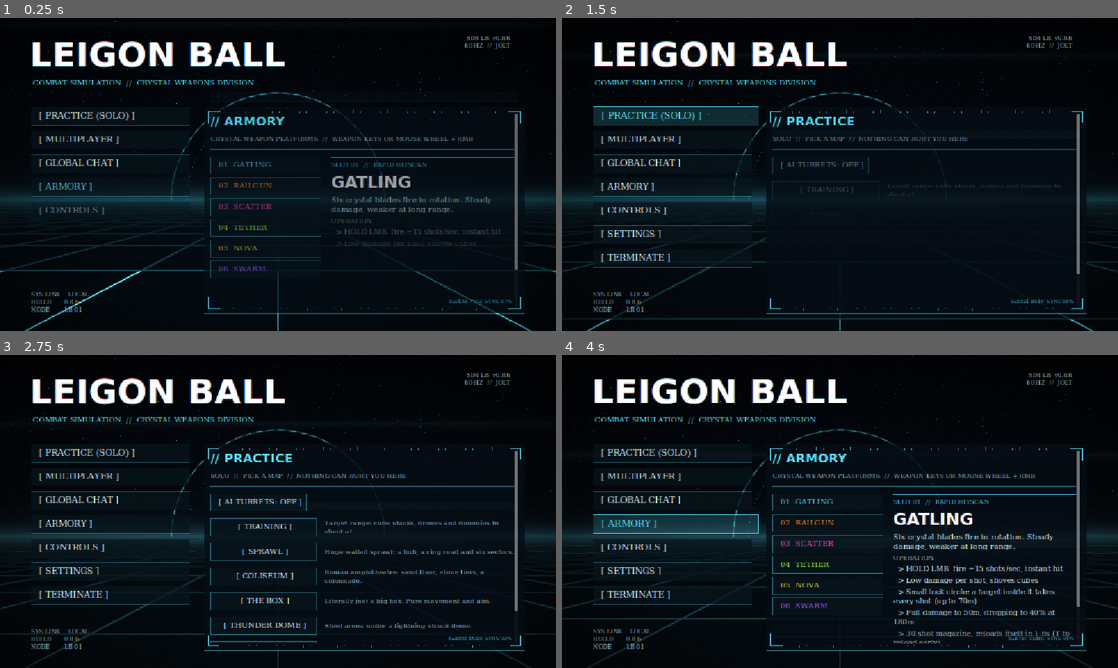
Above: before the commit, frames 1-4 (two rows, left to right).
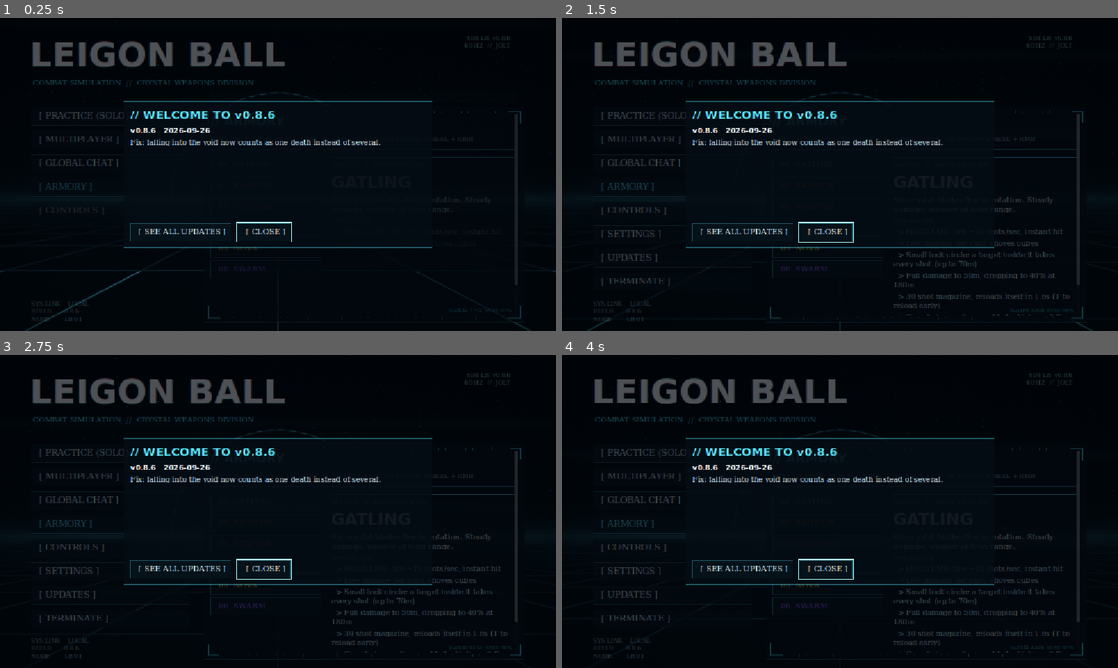
Above: after the commit, the same moments.

Repository: JumpYbutSchooled/Legion-Ball-
Game: Godot game, scene res://scenes/boot.tscn
Two runs of this game, one before a commit and one after it. Both use one fixed random seed, a clock stepped at 60 frames per second and the inputs below.
Inputs (mouse positions are in pixels of both pictures, inside the frame that each line leads up to):
- Up to frame 1 (0.25 s): no input
- Up to frame 2 (1.5 s): click "[ PRACTICE (SOLO) ]" at 0.5 s; click "[ PRACTICE (SOLO) ]" at 1.25 s
- Up to frame 3 (2.75 s): move the mouse to (400, 495) at 2.02 s; hold D (move_right) from 2.03 s (still down); hold / (chat) from 2.03 s (still down); tap Q (block) at 2.1 s; click (400, 495) at 2.17 s
- Up to frame 4 (4 s): release D (move_right) at 2.75 s; release / (chat) at 2.75 s; click "[ GLOBAL CHAT ]" at 2.75 s; click "[ ARMORY ]" at 3.5 s

The runs differ from the first frame. In frame 1, 12% of the frame differs, in the area x 0-100%, y 0-100%; in frame 2, 12%; in frame 3, 13%; in frame 4, 15%.

Commit message:
Add an UPDATES page and a what's-new message
changelog.json holds every release's notes (built from the GitHub releases) and
ships in each update; tools/publish.ps1 now adds the new entry every time it
publishes. The menu gets an UPDATES page listing every patch, newest first, with the
installed one marked, and the first launch of a new version shows a message with
everything that changed since the last version you saw.

Co-Authored-By: Claude Opus 5.5 <noreply@anthropic.com>

Diff:
--- /dev/null
+++ b/changelog.json
@@ -0,0 +1,197 @@
+[
+    {
+        "version":  "0.8.6",
+        "date":  "2026-09-26",
+        "notes":  "Fix: falling into the void now counts as one death instead of several."
+    },
+    {
+        "version":  "0.8.5",
+        "date":  "2026-09-26",
+        "notes":  "Fixes: impact frames now stay on the kill when you turn the camera, and everyone can see Tether ropes (not just the player using it)."
+    },
+    {
+        "version":  "0.8.4",
+        "date":  "2026-09-26",
+        "notes":  "Staff tools: the owner can lock specific weapons, launch players, heal/freeze everyone and turn on low gravity; mods can slay, freeze, mute and make announcements; testers can jump to players."
+    },
+    {
+        "version":  "0.8.3",
+        "date":  "2026-09-26",
+        "notes":  "Staff powers: mods and the owner can BRING players (or everyone) to them and switch maps; the owner can also KILL ALL and lock or unlock everyone\u0027s weapons."
+    },
+    {
+        "version":  "0.8.2",
+        "date":  "2026-09-26",
+        "notes":  "AI turrets are now off by default. Staff (owner, mod, tester) can turn them on for a server from the pause menu; in practice anyone can. Turret shots can be parried with the shield, and turrets can be stunned (Nova, parries) and destroyed."
+    },
+    {
+        "version":  "0.8.1",
+        "date":  "2026-09-26",
+        "notes":  "Menu pages (armory, global chat and the rest) now stretch to the right edge of the screen."
+    },
+    {
+        "version":  "0.8.0",
+        "date":  "2026-09-26",
+        "notes":  "Five new maps (Coliseum, The Box, Thunder Dome, Tunnels, City), end-of-match map vote, AI turrets, music, controller support, killstreak counter, map build-in cutscene, global chat in the main menu, holstered healing, Tether airborne lock-on and wall blast, faster dash, and fixes: armory clipping, reload on death, falling off the map now counts as a death."
+    },
+    {
+        "version":  "0.7.27",
+        "date":  "2026-09-25",
+        "notes":  "Pillars of God is far more dramatic: 1.6s wind-up with a closing ring of light and a map-wide charge sound, a three-layer pillar, shockwaves, a huge new impact sound, and impact frames for everyone nearby."
+    },
+    {
+        "version":  "0.7.26",
+        "date":  "2026-09-25",
+        "notes":  "Weapon wheel back on the left, styled like the old menu (scroll + right-click). Minimap now shows the whole map, north up."
+    },
+    {
+        "version":  "0.7.25",
+        "date":  "2026-09-25",
+        "notes":  "Radial weapon menu (mouse wheel, point with the mouse, right-click to equip). See who\u0027s online on each server before joining. Rebind every key in Controls."
+    },
+    {
+        "version":  "0.7.24",
+        "date":  "2026-09-25",
+        "notes":  "Fix: chat no longer gets stuck if you click, shoot or die while typing."
+    },
+    {
+        "version":  "0.7.23",
+        "date":  "2026-09-25",
+        "notes":  "Server chat (/) and global chat across all servers (Right Shift). Version check: mismatched game versions can\u0027t join. Other players\u0027 reloads are now visible. Manual reload on T."
+    },
+    {
+        "version":  "0.7.22",
+        "date":  "2026-09-25",
+        "notes":  "Servers 3 and 4 now run the Training map (no cubes or targets). Server buttons show each server\u0027s map."
+    },
+    {
+        "version":  "0.7.21",
+        "date":  "2026-09-25",
+        "notes":  "The owner can now kick and ban moderators (and testers, as mods can). Nobody can kick or ban the owner."
+    },
+    {
+        "version":  "0.7.20",
+        "date":  "2026-09-25",
+        "notes":  "Impact frames now shade weapon blades and shields (lit, shadowed and outlined like the rest of the world)."
+    },
+    {
+        "version":  "0.7.19",
+        "date":  "2026-09-25",
+        "notes":  "Owner gold shield: press G to become invincible (server-checked); everyone sees the gold shell."
+    },
+    {
+        "version":  "0.7.18",
+        "date":  "2026-09-25",
+        "notes":  "Rain of God now for moderators too. Key 0 hides/shows staff weapons. Rain of God and Pillars of God are unparryable (go through shields)."
+    },
+    {
+        "version":  "0.7.17",
+        "date":  "2026-09-25",
+        "notes":  "Everyone now sees every kill\u0027s impact frames (styled by the killer\u0027s weapon). Hitstop still only for the killer and victim."
+    },
+    {
+        "version":  "0.7.16",
+        "date":  "2026-09-25",
+        "notes":  "Staff codes: OWNER_CODE (mod tools, owner weapons Rain of God + Pillars of God, gold OWNER title), MOD_CODE, TESTER_CODE (green TESTER title). Owner weapons also work in practice once a server has confirmed the code."
+    },
+    {
+        "version":  "0.7.15",
+        "date":  "2026-09-25",
+        "notes":  "Moderators: enter the moderator code in Settings to get a MODERATION page in the pause menu (kick, ban, end match) and a [MOD] tag. The server checks the code."
+    },
+    {
+        "version":  "0.7.14",
+        "date":  "2026-09-25",
+        "notes":  "4 online servers: pick SERVER 1-4 in Multiplayer (8 players each). A full server now says so instead of dropping you."
+    },
+    {
+        "version":  "0.7.13",
+        "date":  "2026-09-25",
+        "notes":  "Fix: railgun lock-on was unreliable (and so the red locked-on warning rarely showed). Lock now updates every physics step."
+    },
+    {
+        "version":  "0.7.12",
+        "date":  "2026-09-25",
+        "notes":  "Screen edges glow red while someone\u0027s railgun is locked onto you, stronger as their shot charges. Everyone (and the server) needs this version to play together."
+    },
+    {
+        "version":  "0.7.11",
+        "date":  "2026-09-25",
+        "notes":  "Gatling and railgun lock on at any range (line of sight only); railgun bolt reaches across the map. Scatter has aim assist and holds damage further out."
+    },
+    {
+        "version":  "0.7.10",
+        "date":  "2026-09-25",
+        "notes":  "Tether slam now one-shots anyone in the blast (shields and spawn protection still block it)."
+    },
+    {
+        "version":  "0.7.9",
+        "date":  "2026-09-25",
+        "notes":  "New online map \u0027Sprawl\u0027: huge irregular arena with 150 m outer walls, a walled hub, ring road and spokes to break line of sight. Minimap (top-left) that only shows players you can see. Tether pulls harder with more tension."
+    },
+    {
+        "version":  "0.7.8",
+        "date":  "2026-09-25",
+        "notes":  "Every weapon has its own impact frames, scaled to how hard it hits. Railgun keeps the full one."
+    },
+    {
+        "version":  "0.7.7",
+        "date":  "2026-09-25",
+        "notes":  "Railgun now fires a laser bolt that flies out and only hits when it arrives. Kills give you 30 integrity back."
+    },
+    {
+        "version":  "0.7.6",
+        "date":  "2026-09-25",
+        "notes":  "Swarm rockets are way faster. Dummy targets removed (drones and ground targets stay). Huge new explosion sound after the impact frames."
+    },
+    {
+        "version":  "0.7.5",
+        "date":  "2026-09-25",
+        "notes":  "Nova has no cooldown, launches you far higher and slams you down at top speed (stun needs 60% charge). Impact frames now have a rising implosion sound that ends in a big explosion."
+    },
+    {
+        "version":  "0.7.4",
+        "date":  "2026-09-25",
+        "notes":  "Gatling now has a 30-shot magazine with a 1.6s reload. Shield cooldown 6s. Dash down in the air by looking down. Railgun has no damage dropoff. Parries strike back at the shooter: 20 damage and a 5s stun."
+    },
+    {
+        "version":  "0.7.3",
+        "date":  "2026-09-25",
+        "notes":  "Big balance pass: every weapon rebalanced so none is best. Damage numbers show damage and distance. Damage dropoff and max lock-on range per weapon. Scatter is now a pump shotgun that can one-shot point-blank. Marks 1.5x for 3s, Nova stun 1.2s."
+    },
+    {
+        "version":  "0.7.2",
+        "date":  "2026-09-25",
+        "notes":  "Smoother 3D impact frames (real shadows and lighting from the kill). About 20% faster overall. Tether can\u0027t be used to fly anymore (rope snaps after 3s). Much less steering in the air."
+    },
+    {
+        "version":  "0.7.1",
+        "date":  "2026-09-25",
+        "notes":  "Hold your speed: dashes now stack up to 500 while you keep steering forward. New implosion-to-explosion kill frames with manga shading. Smaller Gatling lock-on. Blocking a hit resets the shield cooldown."
+    },
+    {
+        "version":  "0.7.0",
+        "date":  "2026-09-25",
+        "notes":  "Block (Q) shield + parry, speedometer, sounds, warmer lighting, Nova air slam, Tether slam, Gatling lock-on, longer-range Scatter, and lots of fixes."
+    },
+    {
+        "version":  "0.6.0",
+        "date":  "2026-09-25",
+        "notes":  "Online server: play over the internet (works on school Wi-Fi) with the new ONLINE SERVER button."
+    },
+    {
+        "version":  "0.5.2",
+        "date":  "2026-09-25",
+        "notes":  "Lobby shows the right address (hides virtual adapters); clearer connection-timeout help."
+    },
+    {
+        "version":  "0.5.1",
+        "date":  "2026-09-24",
+        "notes":  "Update pipeline test (no gameplay changes)."
+    },
+    {
+        "version":  "0.5.0",
+        "date":  "2026-09-24",
+        "notes":  "First release: multiplayer PvP, six weapons, auto-updates."
+    }
+]
--- a/scripts/settings.gd
+++ b/scripts/settings.gd
@@ -23,6 +23,8 @@
 	"ui_sounds": true,
 	## The wireframe build-in when a map loads (scripts/map_intro.gd).
 	"map_intro": true,
+	## The last version whose "what's new" message was shown (main_menu.gd).
+	"last_seen_version": "",
 	"player_name": "PLAYER",
 	## Last address typed into Join, remembered for next time.
 	"last_join_ip": "127.0.0.1",
--- /dev/null
+++ b/scripts/ui/changelog.gd
@@ -0,0 +1,41 @@
+extends RefCounted
+## Every past update, from res://changelog.json (shipped in each update; tools/publish.ps1
+## adds the new entry every time a version is published). Newest first:
+## [{"version": "0.8.7", "date": "2026-09-26", "notes": "..."}, ...]
+
+const PATH := "res://changelog.json"
+
+
+static func entries() -> Array:
+	var f := FileAccess.open(PATH, FileAccess.READ)
+	if not f:
+		return []
+	var data = JSON.parse_string(f.get_as_text())
+	if typeof(data) != TYPE_ARRAY:
+		return []
+	var out: Array = []
+	for e in data:
+		if typeof(e) == TYPE_DICTIONARY and e.has("version"):
+			out.append(e)
+	return out
+
+
+## Entries newer than `version` (all of them if it's ""), newest first.
+static func since(version: String) -> Array:
+	var out: Array = []
+	for e in entries():
+		if version == "" or newer(String(e["version"]), version):
+			out.append(e)
+	return out
+
+
+## True if version `a` is newer than `b` ("0.8.10" > "0.8.9").
+static func newer(a: String, b: String) -> bool:
+	var pa := a.split(".")
+	var pb := b.split(".")
+	for i in maxi(pa.size(), pb.size()):
+		var x := int(pa[i]) if i < pa.size() else 0
+		var y := int(pb[i]) if i < pb.size() else 0
+		if x != y:
+			return x > y
+	return false
--- a/scripts/ui/main_menu.gd
+++ b/scripts/ui/main_menu.gd
@@ -5,12 +5,14 @@
 const MenuUI := preload("res://scripts/ui/menu_ui.gd")
 const GridShader := preload("res://shaders/sim_grid.gdshader")
 const Services := preload("res://scripts/services.gd")
+const Changelog := preload("res://scripts/ui/changelog.gd")
 const GAME_SCENE := "res://scenes/arena.tscn"
 
 var _title: Label
 var _ghost_a: Label
 var _ghost_b: Label
 var _glitch_timer := 0.0
+var _ui: Control
 var _bg_mat: ShaderMaterial
 ## Backdrop tear strength (sim_grid.gdshader glitch), kicked by the title's bursts.
 var _tear := 0.0
@@ -52,6 +54,80 @@
 	add_child(ui)
 	ui.play_pressed.connect(func(scene: String) -> void: get_tree().change_scene_to_file(scene))
 	ui.quit_pressed.connect(func() -> void: get_tree().quit())
+	_ui = ui
+	_whats_new.call_deferred()
+
+
+## First time on a new version: a message with everything that's changed since the last
+## version you saw (or just this one, on a first install).
+func _whats_new() -> void:
+	var settings := get_tree().root.get_node_or_null("Settings")
+	var version := _version()
+	if not settings or version == "?":
+		return
+	var seen: String = settings.call("get_value", "last_seen_version")
+	if seen == version:
+		return
+	settings.call("set_value", "last_seen_version", version)
+	var news: Array = Changelog.since(seen) if seen != "" else Changelog.since("").slice(0, 1)
+	# Only what this build knows about (not anything newer than it).
+	news = news.filter(func(e: Dictionary) -> bool: return not Changelog.newer(String(e["version"]), version))
+	if news.is_empty():
+		return
+	var dim := ColorRect.new()
+	dim.set_anchors_and_offsets_preset(Control.PRESET_FULL_RECT)
+	dim.color = Color(0.0, 0.02, 0.04, 0.7)
+	add_child(dim)
+	var panel := PanelContainer.new()
+	panel.custom_minimum_size = Vector2(640, 0)
+	panel.grow_horizontal = Control.GROW_DIRECTION_BOTH
+	panel.grow_vertical = Control.GROW_DIRECTION_BOTH
+	panel.set_anchors_and_offsets_preset(Control.PRESET_CENTER)
+	dim.add_child(panel)
+	var box := VBoxContainer.new()
+	box.add_theme_constant_override("separation", 10)
+	panel.add_child(box)
+	var title := "// UPDATED TO v%s" % version if seen != "" else "// WELCOME TO v%s" % version
+	box.add_child(UIStyle.label(title, 24, UIStyle.ACCENT, true))
+	if seen != "":
+		box.add_child(UIStyle.label("WHAT'S NEW SINCE v%s" % seen, 13, UIStyle.TEXT_DIM))
+	var scroll := ScrollContainer.new()
+	scroll.horizontal_scroll_mode = ScrollContainer.SCROLL_MODE_DISABLED
+	scroll.custom_minimum_size = Vector2(0, mini(120 + news.size() * 70, 360))
+	box.add_child(scroll)
+	var list := VBoxContainer.new()
+	list.size_flags_horizontal = Control.SIZE_EXPAND_FILL
+	list.add_theme_constant_override("separation", 8)
+	scroll.add_child(list)
+	for e in news:
+		list.add_child(UIStyle.label("v%s   %s" % [e["version"], e.get("date", "")], 15, Color.WHITE, true))
+		var notes := UIStyle.label(String(e.get("notes", "")), 15, UIStyle.TEXT)
+		notes.autowrap_mode = TextServer.AUTOWRAP_WORD_SMART
+		notes.size_flags_horizontal = Control.SIZE_EXPAND_FILL
+		list.add_child(notes)
+	var buttons := HBoxContainer.new()
+	buttons.add_theme_constant_override("separation", 14)
+	box.add_child(buttons)
+	var close := func() -> void: dim.queue_free()
+	var all := Button.new()
+	all.text = "[ SEE ALL UPDATES ]"
+	all.pressed.connect(func() -> void:
+		close.call()
+		_ui.call("_show_page", "updates"))
+	buttons.add_child(all)
+	var ok := Button.new()
+	ok.text = "[ CLOSE ]"
+	ok.pressed.connect(close)
+	buttons.add_child(ok)
+	ok.grab_focus.call_deferred()
+	# Pops in.
+	panel.pivot_offset = panel.size / 2.0
+	panel.scale = Vector2(0.9, 0.9)
+	panel.modulate.a = 0.0
+	var tw := panel.create_tween().set_parallel().set_trans(Tween.TRANS_EXPO).set_ease(Tween.EASE_OUT)
+	tw.tween_property(panel, "scale", Vector2.ONE, 0.35)
+	tw.tween_property(panel, "modulate:a", 1.0, 0.25)
+	MenuUI.ui_sound(self, "ui_page", -6.0)
 
 
 func _ensure_services() -> void:
--- a/scripts/ui/menu_ui.gd
+++ b/scripts/ui/menu_ui.gd
@@ -21,6 +21,7 @@
 const Sfx := preload("res://scripts/sfx.gd")
 const SettingsScript := preload("res://scripts/settings.gd")
 const MenuChat := preload("res://scripts/net/menu_chat.gd")
+const Changelog := preload("res://scripts/ui/changelog.gd")
 const GLOBAL_COLOR := Color(1.0, 0.72, 0.3)
 
 var pause_mode := false
@@ -76,6 +77,7 @@
 	_nav(nav, "armory", "ARMORY", func() -> void: _show_page("armory"))
 	_nav(nav, "controls", "CONTROLS", func() -> void: _show_page("controls"))
 	_nav(nav, "settings", "SETTINGS", func() -> void: _show_page("settings"))
+	_nav(nav, "updates", "UPDATES", func() -> void: _show_page("updates"))
 	if pause_mode:
 		# Shown once the server accepts your moderator code, which can be after this is built.
 		_nav(nav, "moderation", "MODERATION", func() -> void: _show_page("moderation"))
@@ -269,6 +271,8 @@
 			_build_chat(box)
 		"practice":
 			_build_practice(box)
+		"updates":
+			_build_updates(box)
 	_animate_page(box)
 	for key in _nav_buttons:
 		var b: Button = _nav_buttons[key]
@@ -343,6 +347,35 @@
 	label.autowrap_mode = TextServer.AUTOWRAP_WORD_SMART
 	label.size_flags_horizontal = Control.SIZE_EXPAND_FILL
 	return label
+
+
+# --- UPDATES --------------------------------------------------------------------
+
+## Every past update, newest first (scripts/ui/changelog.gd), the installed one marked.
+func _build_updates(box: VBoxContainer) -> void:
+	var all := Changelog.entries()
+	var oldest: String = all.back()["version"] if not all.is_empty() else "?"
+	_header(box, "UPDATES", "EVERY PATCH SINCE v%s  //  NEWEST FIRST" % oldest)
+	if all.is_empty():
+		box.add_child(UIStyle.label("No update history in this build.", 15, UIStyle.TEXT_DIM))
+		return
+	var f := FileAccess.open("res://version.txt", FileAccess.READ)
+	var installed := f.get_as_text().strip_edges() if f else ""
+	for e in all:
+		var version := String(e["version"])
+		var head := HBoxContainer.new()
+		head.add_theme_constant_override("separation", 14)
+		box.add_child(head)
+		var current := version == installed
+		head.add_child(UIStyle.label("v" + version, 18, UIStyle.ACCENT if current else Color.WHITE, true))
+		head.add_child(UIStyle.label(String(e.get("date", "")), 13, UIStyle.TEXT_DIM))
+		if current:
+			head.add_child(UIStyle.label("// INSTALLED", 13, UIStyle.ACCENT))
+		box.add_child(_wrapped(UIStyle.label(String(e.get("notes", "")), 15, UIStyle.TEXT)))
+		var line := ColorRect.new()
+		line.color = Color(UIStyle.ACCENT, 0.12)
+		line.custom_minimum_size = Vector2(0, 1)
+		box.add_child(line)
 
 
 # --- PRACTICE -------------------------------------------------------------------
Not shown, changed: export_presets.cfg
Not shown, changed: tools/publish.ps1
